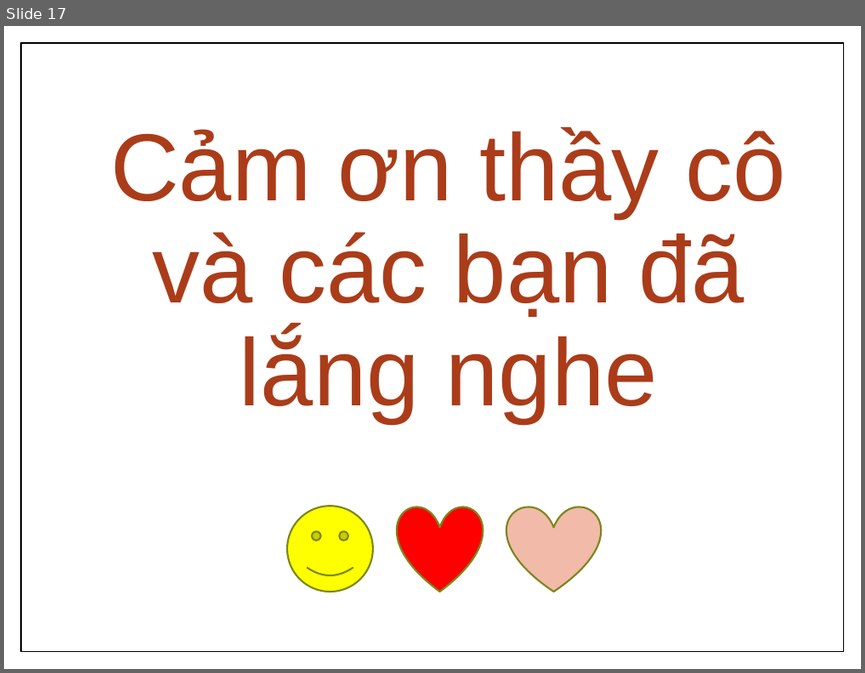
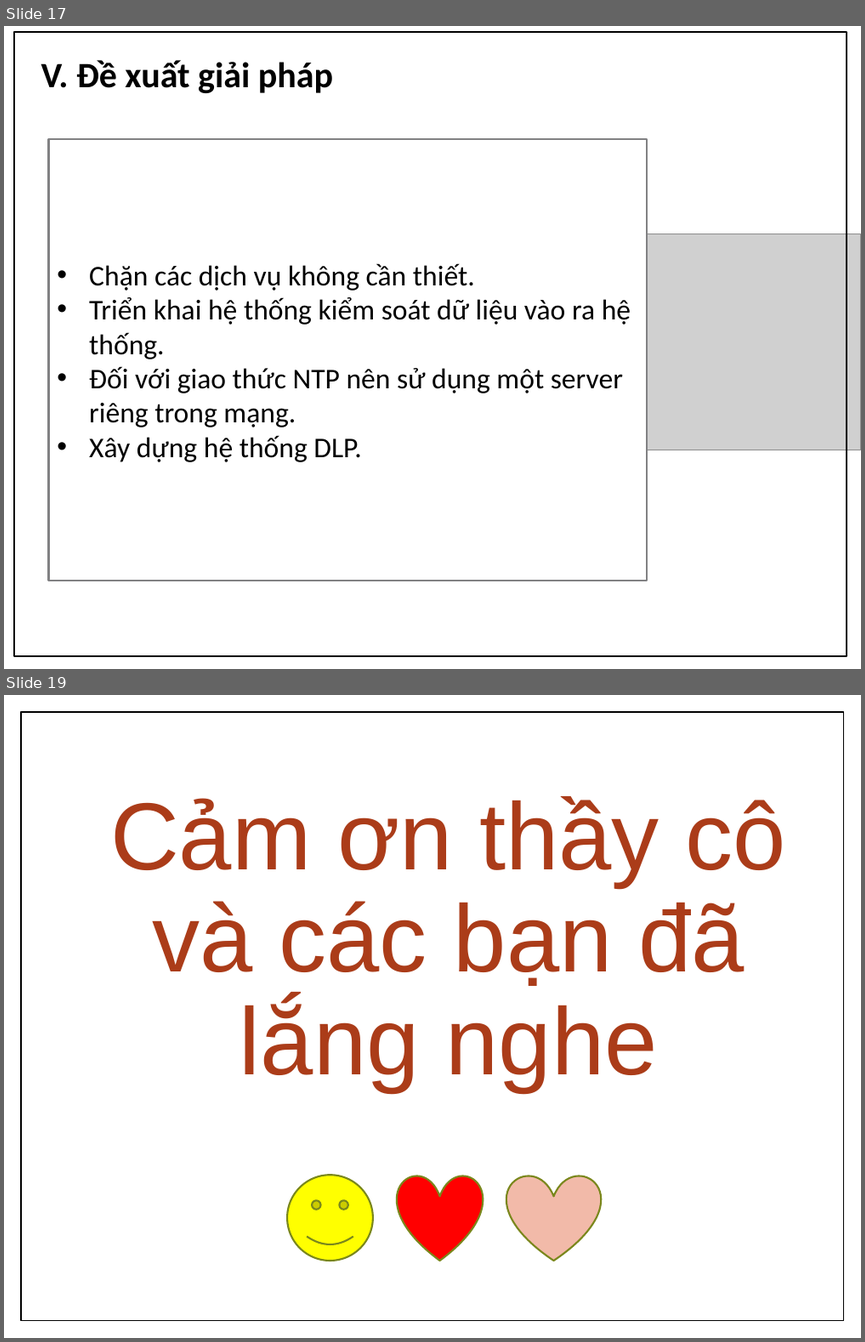
Before and after one commit to apkadmin/doan, a slide deck: Kỹ-thuật-khai-thác-giao-thức-Network-Time.pptx. Shown one above the other, each under a label of ours: slide 17 before the commit, slides 17 and 19 after it; the slides between them are not shown. The pictures are 865x673 and 865x1342 pixels, drawn with LibreOffice and Linux fonts; fonts in the diff are those of the drawing; grey boxes stand for pictures; background and template pictures are left out. Boxes give left, top, right and bottom in pixels: in the first picture for what was removed or moved away, otherwise in the second. Text is boxed around its words. In the diff, an @@ line names an element or a change of style, - is before the commit and + after.

```diff
--- a/Kỹ-thuật-khai-thác-giao-thức-Network-Time.pptx
+++ b/Kỹ-thuật-khai-thác-giao-thức-Network-Time.pptx
@@ slide 17 added at [4,26,861,669], background picture (left out) @@
@@ rectangle added at [14,32,846,656], outline #000000 1.5 pt @@
@@ text added at [41,60,333,93], 30 pt, text #000000, bold @@
+V. Đề xuất giải pháp
@@ rectangle added at [48,139,647,580], fill #FFFFFF, outline #818183 1.5 pt, 24 pt, text #000000 @@
+• Chặn các dịch vụ không cần thiết.
+• Triển khai hệ thống kiểm soát dữ liệu vào ra hệ thống.
+• Đối với giao thức NTP nên sử dụng một server riêng trong mạng.
+• Xây dựng hệ thống DLP.
@@ picture added at [584,234,861,450] @@
@@ what was slide 17 is now slide 19 @@
```
Also in this commit, not shown: 11 slides changed, 3 other slides added, 2 slides removed, 7 other files.
